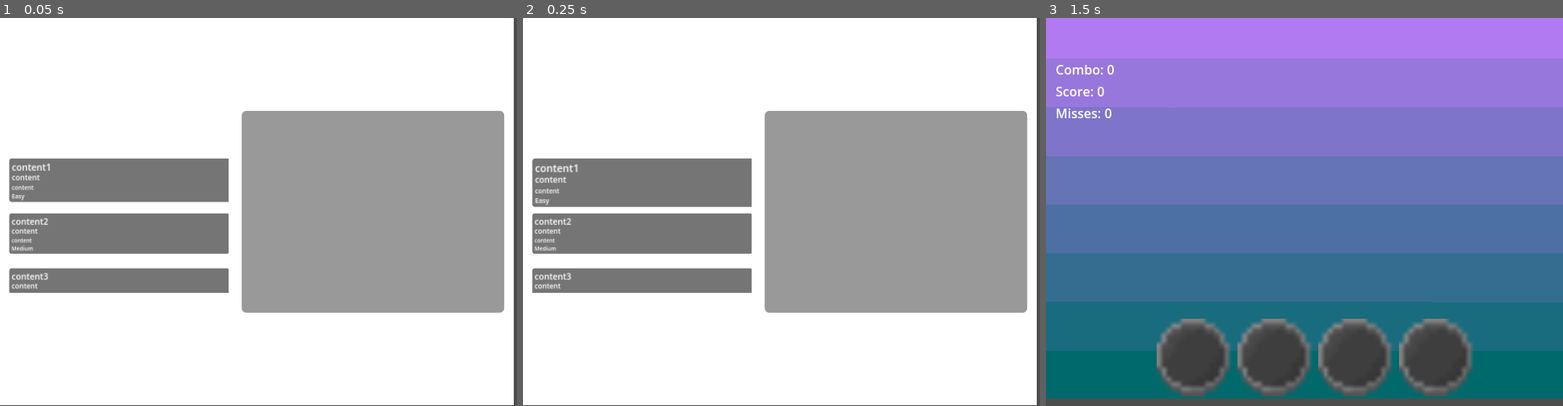
Above: before the commit, frames 1-3 (left to right).
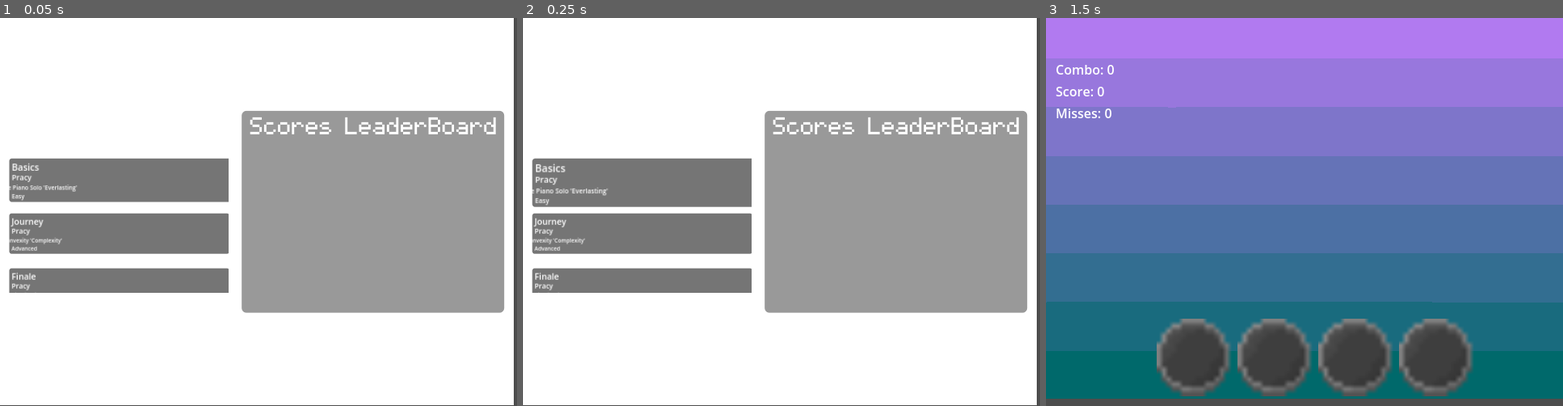
Above: after the commit, the same moments.

Repository: AngeliteApril/Haven-Rhythm-Game
Game: Godot game, scene res://scenes/mainmenu.tscn
Same seed, same stepped clock (60 frames per second), same inputs: the game is played once before the commit and once after it.
Inputs:
- Up to frame 1 (0.05 s): no input
- Up to frame 2 (0.25 s): no input
- Up to frame 3 (1.5 s): tap Enter (ui_enter) at 0.5, 1.35 s; hold Right (ui_right) 0.53-1.28 s; hold Enter (ui_enter) 0.53-1.28 s; tap Space at 1.25 s; hold Down (ui_down) from 1.28 s (still down)

The runs differ from the first frame. In frame 1, 1.2% of the frame differs, in the area x 1-96%, y 25-71%; in frame 2, 1.3%; in frame 3, nothing differs.

Commit message:
okay

Diff:
--- a/scenes/GameHandler1.gd
+++ b/scenes/GameHandler1.gd
@@ -27,9 +27,6 @@
 func _ready() -> void:
 	animPLayer.animation_finished.connect(_onGameEnd)
 	miss_zone.area_entered.connect(_on_miss_zone_area_entered)
-
-	# Start song animation
-	animPLayer.play("Song 2")
 
 	# Start song animation
 	animPLayer.play("song 1")
@@ -91,7 +88,13 @@
 
 
 func _onGameEnd(anim_name: StringName) -> void:
-	if anim_name == "Song 2":
+	if anim_name == "song 1":
+		var score = playerScoreAcess._returnscores()
+		var scores = DataHandler.get_data("scores")
+		scores.append(score)
+		DataHandler.set_data("scores", scores)
+		DataHandler.save()
+		get_tree().change_scene_to_file("res://scenes/endscreen.tscn")
 		print("This Game Has Ended!")
 
 
--- a/scenes/GameHandler2.gd
+++ b/scenes/GameHandler2.gd
@@ -4,20 +4,33 @@
 var up: bool = false
 var left: bool = false
 var right: bool = false
+
 @onready var area_2d: Area2D = $Detector/Area2D
 @onready var arrow_generator: Node2D = $ArrowGenerator
 @onready var arrow_generator_up: Node2D = $ArrowGeneratorUp
+
 @onready var left_target: Node2D = $Detector/LeftTarget
 @onready var down_target: Node2D = $Detector/DownTarget
 @onready var up_target: Node2D = $Detector/UpTarget
 @onready var right_target: Node2D = $Detector/RightTarget
+
 @onready var miss_zone: Area2D = $Detector/Area2D2
+@onready var animPLayer: AnimationPlayer = get_node("GamePlayer")
 
-@onready var animPLayer = get_node("GamePlayer")
+@onready var playerScoreAcess = get_node("CanvasLayer").get_node("MarginContainer").get_node("PlayerFeedbackUI")
 
 
 signal hit
 signal miss
+
+
+func _ready() -> void:
+	animPLayer.animation_finished.connect(_onGameEnd)
+	miss_zone.area_entered.connect(_on_miss_zone_area_entered)
+
+	# Start song animation
+	animPLayer.play("song 1")
+
 
 func _input(event: InputEvent) -> void:
 	if event.is_action_pressed("ui_down"):
@@ -42,35 +55,48 @@
 
 	if event.is_action_pressed("ui_test_up"):
 		arrow_generator_up.make_arrow()
+
 	if event.is_action_pressed("ui_test_down"):
 		arrow_generator.make_arrow()
 
+
 func _process(_delta: float) -> void:
 	for x in area_2d.get_overlapping_areas():
-		if down == true and x.name.contains("Down"):
+		if down and x.name.contains("Down"):
 			down_target.animation_player.play("Hit")
 			hit.emit()
 			x.queue_free()
 			down = false
-		if up == true and x.name.contains("Up"):
+
+		if up and x.name.contains("Up"):
 			up_target.animation_player.play("Hit")
 			hit.emit()
 			x.queue_free()
 			up = false
-		if left == true and x.name.contains("Left"):
+
+		if left and x.name.contains("Left"):
 			left_target.animation_player.play("Hit")
 			hit.emit()
 			x.queue_free()
 			left = false
-		if right == true and x.name.contains("Right"):
+
+		if right and x.name.contains("Right"):
 			right_target.animation_player.play("Hit")
 			hit.emit()
 			x.queue_free()
 			right = false
 
-func _ready() -> void:
-	animPLayer.play("Song 2")
-	miss_zone.area_entered.connect(_on_miss_zone_area_entered)
+
+func _onGameEnd(anim_name: StringName) -> void:
+	if anim_name == "song 1":
+		var score = playerScoreAcess._returnscores()
+		var scores = DataHandler.get_data("scores")
+		scores.append(score)
+		DataHandler.set_data("scores", scores)
+		DataHandler.save()
+		get_tree().change_scene_to_file("res://scenes/endscreen.tscn")
+		print("This Game Has Ended!")
+
 
 func _on_miss_zone_area_entered(area: Area2D) -> void:
 	miss.emit()
--- a/scenes/GameHandler3.gd
+++ b/scenes/GameHandler3.gd
@@ -4,20 +4,33 @@
 var up: bool = false
 var left: bool = false
 var right: bool = false
+
 @onready var area_2d: Area2D = $Detector/Area2D
 @onready var arrow_generator: Node2D = $ArrowGenerator
 @onready var arrow_generator_up: Node2D = $ArrowGeneratorUp
+
 @onready var left_target: Node2D = $Detector/LeftTarget
 @onready var down_target: Node2D = $Detector/DownTarget
 @onready var up_target: Node2D = $Detector/UpTarget
 @onready var right_target: Node2D = $Detector/RightTarget
+
 @onready var miss_zone: Area2D = $Detector/Area2D2
+@onready var animPLayer: AnimationPlayer = get_node("GamePlayer")
 
-@onready var animPLayer = get_node("GamePlayer")
+@onready var playerScoreAcess = get_node("CanvasLayer").get_node("MarginContainer").get_node("PlayerFeedbackUI")
 
 
 signal hit
 signal miss
+
+
+func _ready() -> void:
+	animPLayer.animation_finished.connect(_onGameEnd)
+	miss_zone.area_entered.connect(_on_miss_zone_area_entered)
+
+	# Start song animation
+	animPLayer.play("song 1")
+
 
 func _input(event: InputEvent) -> void:
 	if event.is_action_pressed("ui_down"):
@@ -42,35 +55,50 @@
 
 	if event.is_action_pressed("ui_test_up"):
 		arrow_generator_up.make_arrow()
+
 	if event.is_action_pressed("ui_test_down"):
 		arrow_generator.make_arrow()
 
+
 func _process(_delta: float) -> void:
 	for x in area_2d.get_overlapping_areas():
-		if down == true and x.name.contains("Down"):
+		if down and x.name.contains("Down"):
 			down_target.animation_player.play("Hit")
 			hit.emit()
 			x.queue_free()
 			down = false
-		if up == true and x.name.contains("Up"):
+
+		if up and x.name.contains("Up"):
 			up_target.animation_player.play("Hit")
 			hit.emit()
 			x.queue_free()
 			up = false
-		if left == true and x.name.contains("Left"):
+
+		if left and x.name.contains("Left"):
 			left_target.animation_player.play("Hit")
 			hit.emit()
 			x.queue_free()
 			left = false
-		if right == true and x.name.contains("Right"):
+
+		if right and x.name.contains("Right"):
 			right_target.animation_player.play("Hit")
 			hit.emit()
 			x.queue_free()
 			right = false
 
-func _ready() -> void:
-	animPLayer.play("Song 3")
-	miss_zone.area_entered.connect(_on_miss_zone_area_entered)
+
+func _onGameEnd(anim_name: StringName) -> void:
+	if anim_name == "song 1":
+		var score = playerScoreAcess._returnscores()
+
+
+		var scores = DataHandler.get_data("scores")
+		scores.append(score)
+		DataHandler.set_data("scores", scores)
+		DataHandler.save()
+		get_tree().change_scene_to_file("res://scenes/endscreen.tscn")
+		print("This Game Has Ended!")
+
 
 func _on_miss_zone_area_entered(area: Area2D) -> void:
 	miss.emit()
--- a/scenes/RandomMessage.gd
+++ b/scenes/RandomMessage.gd
@@ -1,13 +1,13 @@
 extends Label
 
 var messages = [
-    "You gotta Get Back Up!",
-    "Bounce right back knuckle head",
-    "Cmon man we gotta get goin",
-    "Dude whats wrong man lets get back into it",
-    "Its fine u failed but we can do this",
+	"You gotta Get Back Up!",
+	"Bounce right back knuckle head",
+	"Cmon man we gotta get goin",
+	"Dude whats wrong man lets get back into it",
+	"Its fine u failed but we can do this",
 ]
 
 func _ready() -> void:
-    randomize()
-    text = messages.pick_random()
+	randomize()
+	text = messages.pick_random()
--- /dev/null
+++ b/scenes/ScoreBoardHandler.gd
@@ -0,0 +1,30 @@
+extends ScrollContainer
+
+@onready var scores_container: VBoxContainer = get_node("VBoxContainer")
+@onready var score_template: Panel = get_parent().get_parent().get_parent().get_parent().get_node("ScoreTemplate")
+
+func _ready() -> void:
+	create_scoreboard()
+
+
+func create_scoreboard() -> void:
+	var scores: Array = DataHandler.get_data("scores").duplicate()
+
+
+	scores.sort()
+	scores.reverse()
+
+
+	for child in scores_container.get_children():
+		scores_container.remove_child(child)
+		child.queue_free()
+
+
+	for i in range(scores.size()):
+		var score_clone = score_template.duplicate()
+
+		scores_container.add_child(score_clone)
+		score_clone.visible = true
+
+		score_clone.get_node("Number").text = "#" + str(i + 1)
+		score_clone.get_node("Score").text = str(int(scores[i]))
--- a/scenes/level1.tscn
+++ b/scenes/level1.tscn
@@ -10,7 +10,6 @@
 [ext_resource type="AudioStream" uid="uid://bmr3qub5heirb" path="res://Songs/Catena_3.wav" id="8_u3awl"]
 [ext_resource type="AudioStream" uid="uid://duwdfai5sg2x8" path="res://Songs/Nocturne.wav" id="9_2ku1j"]
 [ext_resource type="Script" uid="uid://dev2mwwbf023n" path="res://player_feedback_ui.gd" id="9_ux5qa"]
-[ext_resource type="AudioStream" uid="uid://bw4lxlrxo3wnl" path="res://Songs/Wei_Epilogue.wav" id="10_f31uk"]
 
 [sub_resource type="RectangleShape2D" id="RectangleShape2D_ucufk"]
 size = Vector2(636.5, 20)
@@ -1590,28 +1589,118 @@
 tracks/0/type = "audio"
 tracks/0/imported = false
 tracks/0/enabled = true
-tracks/0/path = NodePath("Song 1")
+tracks/0/path = NodePath(".")
 tracks/0/interp = 1
 tracks/0/loop_wrap = true
 tracks/0/keys = {
 "clips": [{
 "end_offset": 0.0,
 "start_offset": 0.0,
-"stream": ExtResource("10_f31uk")
+"stream": ExtResource("8_u3awl")
 }],
-"times": PackedFloat32Array(0)
+"times": PackedFloat32Array(0.14285715)
 }
 tracks/0/use_blend = true
 tracks/1/type = "method"
 tracks/1/imported = false
 tracks/1/enabled = true
-tracks/1/path = NodePath("ArrowGenerator")
+tracks/1/path = NodePath("../ArrowGeneratorLeft")
 tracks/1/interp = 1
 tracks/1/loop_wrap = true
 tracks/1/keys = {
-"times": PackedFloat32Array(4.285714, 11.942858, 16.142857, 23.242857, 35.914288, 37.314285, 39.857143, 41.257145, 42.857143, 45.057144, 56.942856),
-"transitions": PackedFloat32Array(1, 1, 1, 1, 1, 1, 1, 1, 1, 1, 1),
+"times": PackedFloat32Array(8.976191, 11.642858, 12.976191, 13.809525, 14.309525, 16.142857, 16.97619, 17.642857, 20.142857, 21.142857, 22.142857, 25.47619, 26.309523, 29.47619, 30.47619, 33.47619, 34.809525, 38.142857, 39.142857, 39.809525, 42.142857, 43.809525, 45.142857, 46.47619, 47.809525, 48.809525, 49.809525, 50.47619, 51.47619, 52.142857, 53.47619, 54.47619, 55.809525, 56.809525, 58.809525, 60.142857, 60.809525, 61.642857, 62.142857, 63.47619, 64.14286),
+"transitions": PackedFloat32Array(1, 1, 1, 1, 1, 1, 1, 1, 1, 1, 1, 1, 1, 1, 1, 1, 1, 1, 1, 1, 1, 1, 1, 1, 1, 1, 1, 1, 1, 1, 1, 1, 1, 1, 1, 1, 1, 1, 1, 1, 1),
 "values": [{
+"args": [],
+"method": &"make_arrow"
+}, {
+"args": [],
+"method": &"make_arrow"
+}, {
+"args": [],
+"method": &"make_arrow"
+}, {
+"args": [],
+"method": &"make_arrow"
+}, {
+"args": [],
+"method": &"make_arrow"
+}, {
+"args": [],
+"method": &"make_arrow"
+}, {
+"args": [],
+"method": &"make_arrow"
+}, {
+"args": [],
+"method": &"make_arrow"
+}, {
+"args": [],
+"method": &"make_arrow"
+}, {
+"args": [],
+"method": &"make_arrow"
+}, {
+"args": [],
+"method": &"make_arrow"
+}, {
+"args": [],
+"method": &"make_arrow"
+}, {
+"args": [],
+"method": &"make_arrow"
+}, {
+"args": [],
+"method": &"make_arrow"
+}, {
+"args": [],
+"method": &"make_arrow"
+}, {
+"args": [],
+"method": &"make_arrow"
+}, {
+"args": [],
+"method": &"make_arrow"
+}, {
+"args": [],
+"method": &"make_arrow"
+}, {
+"args": [],
+"method": &"make_arrow"
+}, {
+"args": [],
+"method": &"make_arrow"
+}, {
+"args": [],
+"method": &"make_arrow"
+}, {
+"args": [],
+"method": &"make_arrow"
+}, {
+"args": [],
+"method": &"make_arrow"
+}, {
+"args": [],
+"method": &"make_arrow"
+}, {
+"args": [],
+"method": &"make_arrow"
+}, {
+"args": [],
+"method": &"make_arrow"
+}, {
+"args": [],
+"method": &"make_arrow"
+}, {
+"args": [],
+"method": &"make_arrow"
+}, {
+"args": [],
+"method": &"make_arrow"
+}, {
+"args": [],
+"method": &"make_arrow"
+}, {
 "args": [],
 "method": &"make_arrow"
 }, {
@@ -1649,13 +1738,91 @@
 tracks/2/type = "method"
 tracks/2/imported = false
 tracks/2/enabled = true
-tracks/2/path = NodePath("ArrowGeneratorUp")
+tracks/2/path = NodePath("../ArrowGenerator")
 tracks/2/interp = 1
 tracks/2/loop_wrap = true
 tracks/2/keys = {
-"times": PackedFloat32Array(8.342857, 24.042856, 32.714287, 38.014286, 39.014286, 39.857143, 42.157146, 52, 55, 57.642857),
-"transitions": PackedFloat32Array(1, 1, 1, 1, 1, 1, 1, 1, 1, 1),
+"times": PackedFloat32Array(10.142858, 13.642858, 16.309523, 17.809523, 19.97619, 21.809523, 22.47619, 26.97619, 27.642857, 30.142857, 32.809525, 34.142857, 37.47619, 39.47619, 40.142857, 41.142857, 41.97619, 43.142857, 44.809525, 45.642857, 46.142857, 47.142857, 48.47619, 49.47619, 50.309525, 51.809525, 52.809525, 53.809525, 55.47619, 56.47619, 57.47619, 58.142857, 59.47619, 61.142857, 62.47619, 63.809525),
+"transitions": PackedFloat32Array(1, 1, 1, 1, 1, 1, 1, 1, 1, 1, 1, 1, 1, 1, 1, 1, 1, 1, 1, 1, 1, 1, 1, 1, 1, 1, 1, 1, 1, 1, 1, 1, 1, 1, 1, 1),
 "values": [{
+"args": [],
+"method": &"make_arrow"
+}, {
+"args": [],
+"method": &"make_arrow"
+}, {
+"args": [],
+"method": &"make_arrow"
+}, {
+"args": [],
+"method": &"make_arrow"
+}, {
+"args": [],
+"method": &"make_arrow"
+}, {
+"args": [],
+"method": &"make_arrow"
+}, {
+"args": [],
+"method": &"make_arrow"
+}, {
+"args": [],
+"method": &"make_arrow"
+}, {
+"args": [],
+"method": &"make_arrow"
+}, {
+"args": [],
+"method": &"make_arrow"
+}, {
+"args": [],
+"method": &"make_arrow"
+}, {
+"args": [],
+"method": &"make_arrow"
+}, {
+"args": [],
+"method": &"make_arrow"
+}, {
+"args": [],
+"method": &"make_arrow"
+}, {
+"args": [],
+"method": &"make_arrow"
+}, {
+"args": [],
+"method": &"make_arrow"
+}, {
+"args": [],
+"method": &"make_arrow"
+}, {
+"args": [],
+"method": &"make_arrow"
+}, {
+"args": [],
+"method": &"make_arrow"
+}, {
+"args": [],
+"method": &"make_arrow"
+}, {
+"args": [],
+"method": &"make_arrow"
+}, {
+"args": [],
+"method": &"make_arrow"
+}, {
+"args": [],
+"method": &"make_arrow"
+}, {
+"args": [],
+"method": &"make_arrow"
+}, {
+"args": [],
+"method": &"make_arrow"
+}, {
+"args": [],
+"method": &"make_arrow"
+}, {
 "args": [],
 "method": &"make_arrow"
 }, {
@@ -1690,13 +1857,85 @@
 tracks/3/type = "method"
 tracks/3/imported = false
 tracks/3/enabled = true
-tracks/3/path = NodePath("ArrowGeneratorRight")
+tracks/3/path = NodePath("../ArrowGeneratorUp")
 tracks/3/interp = 1
 tracks/3/loop_wrap = true
 tracks/3/keys = {
-"times": PackedFloat32Array(4.285714, 7.714286, 15.042856, 19.542856, 22.842857, 24.042856, 34.11429, 35.11429, 42.857143, 45.757145, 51.285713, 58.442856),
-"transitions": PackedFloat32Array(1, 1, 1, 1, 1, 1, 1, 1, 1, 1, 1, 1),
+"times": PackedFloat32Array(9.476191, 10.976191, 12.476191, 13.309525, 14.309525, 16.47619, 17.47619, 20.47619, 21.142857, 24.809523, 29.809523, 32.142857, 33.142857, 34.809525, 37.809525, 39.142857, 40.309525, 41.809525, 44.47619, 45.47619, 46.809525, 48.142857, 48.809525, 49.809525, 51.142857, 52.47619, 54.47619, 55.642857, 56.142857, 57.809525, 58.642857, 59.142857, 59.809525, 61.809525, 63.142857, 64.809525),
+"transitions": PackedFloat32Array(1, 1, 1, 1, 1, 1, 1, 1, 1, 1, 1, 1, 1, 1, 1, 1, 1, 1, 1, 1, 1, 1, 1, 1, 1, 1, 1, 1, 1, 1, 1, 1, 1, 1, 1, 1),
 "values": [{
+"args": [],
+"method": &"make_arrow"
+}, {
+"args": [],
+"method": &"make_arrow"
+}, {
+"args": [],
+"method": &"make_arrow"
+}, {
+"args": [],
+"method": &"make_arrow"
+}, {
+"args": [],
+"method": &"make_arrow"
+}, {
+"args": [],
+"method": &"make_arrow"
+}, {
+"args": [],
+"method": &"make_arrow"
+}, {
+"args": [],
+"method": &"make_arrow"
+}, {
+"args": [],
+"method": &"make_arrow"
+}, {
+"args": [],
+"method": &"make_arrow"
+}, {
+"args": [],
+"method": &"make_arrow"
+}, {
+"args": [],
+"method": &"make_arrow"
+}, {
+"args": [],
+"method": &"make_arrow"
+}, {
+"args": [],
+"method": &"make_arrow"
+}, {
+"args": [],
+"method": &"make_arrow"
+}, {
+"args": [],
+"method": &"make_arrow"
+}, {
+"args": [],
+"method": &"make_arrow"
+}, {
+"args": [],
+"method": &"make_arrow"
+}, {
+"args": [],
+"method": &"make_arrow"
+}, {
+"args": [],
+"method": &"make_arrow"
+}, {
+"args": [],
+"method": &"make_arrow"
+}, {
+"args": [],
+"method": &"make_arrow"
+}, {
+"args": [],
+"method": &"make_arrow"
+}, {
+"args": [],
+"method": &"make_arrow"
+}, {
 "args": [],
 "method": &"make_arrow"
 }, {
@@ -1737,13 +1976,100 @@
 tracks/4/type = "method"
 tracks/4/imported = false
 tracks/4/enabled = true
-tracks/4/path = NodePath("ArrowGeneratorLeft")
+tracks/4/path = NodePath("../ArrowGeneratorRight")
 tracks/4/interp = 1
 tracks/4/loop_wrap = true
 tracks/4/keys = {
-"times": PackedFloat32Array(36.61429, 40.657146, 48.857143),
-"transitions": PackedFloat32Array(1, 1, 1),
+"times": PackedFloat32Array(12.142858, 12.809525, 13.976191, 16.809523, 19.809523, 20.809523, 21.47619, 22.47619, 25.809523, 27.642857, 30.809523, 32.47619, 33.809525, 38.809525, 40.47619, 42.47619, 44.142857, 45.809525, 47.47619, 49.142857, 49.642857, 50.142857, 50.809525, 53.142857, 54.142857, 55.142857, 57.142857, 58.47619, 60.47619, 61.47619, 62.809525, 63.809525),
+"transitions": PackedFloat32Array(1, 1, 1, 1, 1, 1, 1, 1, 1, 1, 1, 1, 1, 1, 1, 1, 1, 1, 1, 1, 1, 1, 1, 1, 1, 1, 1, 1, 1, 1, 1, 1),
 "values": [{
+"args": [],
+"method": &"make_arrow"
+}, {
+"args": [],
+"method": &"make_arrow"
+}, {
+"args": [],
+"method": &"make_arrow"
+}, {
+"args": [],
+"method": &"make_arrow"
+}, {
+"args": [],
+"method": &"make_arrow"
+}, {
+"args": [],
+"method": &"make_arrow"
+}, {
+"args": [],
+"method": &"make_arrow"
+}, {
+"args": [],
+"method": &"make_arrow"
+}, {
+"args": [],
+"method": &"make_arrow"
+}, {
+"args": [],
+"method": &"make_arrow"
+}, {
+"args": [],
+"method": &"make_arrow"
+}, {
+"args": [],
+"method": &"make_arrow"
+}, {
+"args": [],
+"method": &"make_arrow"
+}, {
+"args": [],
+"method": &"make_arrow"
+}, {
+"args": [],
+"method": &"make_arrow"
+}, {
+"args": [],
+"method": &"make_arrow"
+}, {
+"args": [],
+"method": &"make_arrow"
+}, {
+"args": [],
+"method": &"make_arrow"
+}, {
+"args": [],
+"method": &"make_arrow"
+}, {
+"args": [],
+"method": &"make_arrow"
+}, {
+"args": [],
+"method": &"make_arrow"
+}, {
+"args": [],
+"method": &"make_arrow"
+}, {
+"args": [],
+"method": &"make_arrow"
+}, {
+"args": [],
+"method": &"make_arrow"
+}, {
+"args": [],
+"method": &"make_arrow"
+}, {
+"args": [],
+"method": &"make_arrow"
+}, {
+"args": [],
+"method": &"make_arrow"
+}, {
+"args": [],
+"method": &"make_arrow"
+}, {
+"args": [],
+"method": &"make_arrow"
+}, {
 "args": [],
 "method": &"make_arrow"
 }, {
--- a/scenes/level2.tscn
+++ b/scenes/level2.tscn
@@ -248,7 +248,7 @@
 position = Vector2(185, 0)
 
 [node name="AudioStreamPlayer" type="AudioStreamPlayer" parent="." unique_id=847977464]
-volume_db = 20.293
+volume_db = 1.364
 
 [node name="GamePlayer" type="AnimationPlayer" parent="." unique_id=1435726750]
 libraries/ = SubResource("AnimationLibrary_5vw27")
--- a/scenes/mainmenu.tscn
+++ b/scenes/mainmenu.tscn
@@ -1,8 +1,10 @@
 [gd_scene format=3 uid="uid://coqshv52hgvmo"]
 
-[ext_resource type="Texture2D" uid="uid://m7csj6sgqrmg" path="res://textures/placeholder.png" id="1_5mbse"]
-[ext_resource type="Script" uid="uid://chj6t02q52yp0" path="res://scripts/ScrollFocus.gd" id="2_natt5"]
+[ext_resource type="Texture2D" uid="uid://o6l7oo5356n4" path="res://textures/placeholder.png" id="1_5mbse"]
+[ext_resource type="Script" uid="uid://bsx3dtjllw13j" path="res://scripts/ScrollFocus.gd" id="2_natt5"]
 [ext_resource type="Script" uid="uid://2ycemphdfkss" path="res://scripts/ScrollDetection.gd" id="3_r3g3c"]
+[ext_resource type="Script" uid="uid://dof8u02xs137p" path="res://scenes/ScoreBoardHandler.gd" id="3_s5g8n"]
+[ext_resource type="FontFile" uid="uid://bsgeeyaidclxl" path="res://assets/pixelmix.ttf" id="4_7yvfd"]
 
 [sub_resource type="StyleBoxFlat" id="StyleBoxFlat_ucufk"]
 bg_color = Color(11.708403, 11.708403, 11.708403, 1)
@@ -34,6 +36,29 @@
 anchor_bottom = 1.0
 grow_horizontal = 2
 grow_vertical = 2
+
+[node name="ScoreTemplate" type="Panel" parent="." unique_id=1095410817]
+self_modulate = Color(1, 1, 1, 0)
+custom_minimum_size = Vector2(0, 35)
+layout_mode = 0
+offset_left = 299.1685
+offset_top = 164.58304
+offset_right = 639.16846
+offset_bottom = 199.58304
+
+[node name="Number" type="Label" parent="ScoreTemplate" unique_id=88832102]
+layout_mode = 0
+offset_left = 8.0
+offset_right = 48.0
+offset_bottom = 23.0
+text = "#1"
+
+[node name="Score" type="Label" parent="ScoreTemplate" unique_id=201783032]
+layout_mode = 0
+offset_left = 33.0
+offset_right = 76.0
+offset_bottom = 23.0
+text = "Score"
 
 [node name="SongTemplate" type="Panel" parent="." unique_id=284816093]
 custom_minimum_size = Vector2(20, 50)
@@ -146,10 +171,27 @@
 size_flags_vertical = 4
 theme_override_styles/panel = SubResource("StyleBoxFlat_yosia")
 
-[node name="Label" type="Label" parent="SongsContainer/HBoxContainer/ScoresBoard" unique_id=917285354]
-layout_mode = 0
-offset_right = 40.0
-offset_bottom = 23.0
+[node name="ScrollContainer" type="ScrollContainer" parent="SongsContainer/HBoxContainer/ScoresBoard" unique_id=1135499101]
+layout_mode = 0
+offset_top = 50.0
+offset_right = 340.0
+offset_bottom = 250.0
+script = ExtResource("3_s5g8n")
+
+[node name="VBoxContainer" type="VBoxContainer" parent="SongsContainer/HBoxContainer/ScoresBoard/ScrollContainer" unique_id=917731971]
+layout_mode = 2
+size_flags_horizontal = 3
+size_flags_vertical = 3
+
+[node name="LeaderBoardTitle" type="Label" parent="SongsContainer/HBoxContainer/ScoresBoard" unique_id=908973631]
+layout_mode = 0
+offset_left = 11.0
+offset_top = 5.0
+offset_right = 351.0
+offset_bottom = 40.0
+theme_override_fonts/font = ExtResource("4_7yvfd")
+theme_override_font_sizes/font_size = 24
+text = "Scores LeaderBoard"
 
 [node name="ScrollDetect" type="Panel" parent="." unique_id=1949905075]
 visible = false
--- a/scenes/optonsmenu.tscn
+++ /dev/null
@@ -1,47 +0,0 @@
-[gd_scene format=3 uid="uid://d3gudl3idmtbb"]
-
-[ext_resource type="Script" uid="uid://butivhsbodea2" path="res://scripts/TutorialHandler.gd" id="1_mj60t"]
-[ext_resource type="Script" uid="uid://jkmkbe4fhaq1" path="res://scripts/ContinueHandler.gd" id="2_bx7k3"]
-
-[sub_resource type="StyleBoxFlat" id="StyleBoxFlat_ucufk"]
-bg_color = Color(11.708403, 11.708403, 11.708403, 1)
-
-[node name="OptionsMenu" type="Control" unique_id=1072254015]
-layout_mode = 3
-anchors_preset = 15
-anchor_right = 1.0
-anchor_bottom = 1.0
-grow_horizontal = 2
-grow_vertical = 2
-
-[node name="OptionsContianer" type="Panel" parent="." unique_id=328259742]
-layout_mode = 0
-offset_right = 665.0
-offset_bottom = 480.0
-scale = Vector2(0.95588857, 0.9989226)
-theme_override_styles/panel = SubResource("StyleBoxFlat_ucufk")
-
-[node name="HBoxContainer" type="HBoxContainer" parent="OptionsContianer" unique_id=470318466]
-layout_mode = 1
-anchors_preset = 8
-anchor_left = 0.5
-anchor_top = 0.5
-anchor_right = 0.5
-anchor_bottom = 0.5
-offset_left = -86.5
-offset_top = -15.635368
-offset_right = 86.5
-offset_bottom = 15.635368
-grow_horizontal = 2
-grow_vertical = 2
-theme_override_constants/separation = 25
-
-[node name="TutorialButton" type="Button" parent="OptionsContianer/HBoxContainer" unique_id=1106472192]
-layout_mode = 2
-text = "Tutorial"
-script = ExtResource("1_mj60t")
-
-[node name="ContinueButton" type="Button" parent="OptionsContianer/HBoxContainer" unique_id=934975650]
-layout_mode = 2
-text = "Continue"
-script = ExtResource("2_bx7k3")
--- /dev/null
+++ b/scenes/tutorial.tscn
@@ -0,0 +1,19 @@
+[gd_scene format=3 uid="uid://bdcwudyqw3wkl"]
+
+[sub_resource type="StyleBoxFlat" id="StyleBoxFlat_ucufk"]
+bg_color = Color(11.708403, 11.708403, 11.708403, 1)
+
+[node name="Tutorial" type="Control" unique_id=1072254015]
+layout_mode = 3
+anchors_preset = 15
+anchor_right = 1.0
+anchor_bottom = 1.0
+grow_horizontal = 2
+grow_vertical = 2
+
+[node name="TutorialContainer" type="Panel" parent="." unique_id=328259742]
+layout_mode = 0
+offset_right = 665.0
+offset_bottom = 480.0
+scale = Vector2(0.95588857, 0.9989226)
+theme_override_styles/panel = SubResource("StyleBoxFlat_ucufk")
--- a/scripts/DataHandler.gd
+++ b/scripts/DataHandler.gd
@@ -14,25 +14,25 @@
 
 var songdata = {
 	"song1": {
-		"songtitle": "content1",
-		"artist": "content",
-		"songdescription": "content",
+		"songtitle": "Basics",
+		"artist": "Intense Piano Solo 'Everlasting' ",
+		"songdescription": "Pracy",
 		"songpath": "content",
 		"difficulty": "Easy"
 	},
 	"song2": {
-		"songtitle": "content2",
-		"artist": "content",
-		"songdescription": "content",
+		"songtitle": "Journey",
+		"artist": "Convexity 'Complexity'",
+		"songdescription": "Pracy",
 		"songpath": "content",
-		"difficulty": "Medium"
+		"difficulty": "Advanced"
 	},
 	"song3": {
-		"songtitle": "content3",
-		"artist": "content",
-		"songdescription": "content",
-		"songpath": "content",
-		"difficulty": "Hard"
+		"songtitle": "Finale",
+		"artist": "Die Die Die 'Rant'",
+		"songdescription": "Pracy",
+		"songpath": "",
+		"difficulty": "Expert"
 	},
 
 
Not shown, added: scenes/ScoreBoardHandler.gd.uid
